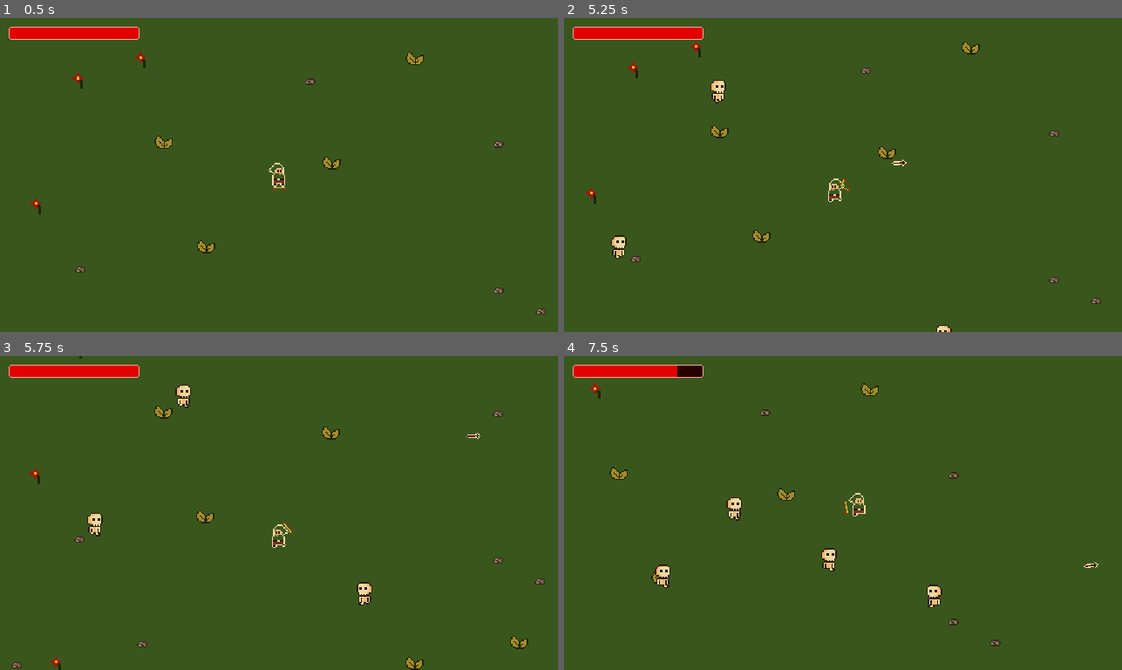
Above: before the commit, frames 1-4 (two rows, left to right).
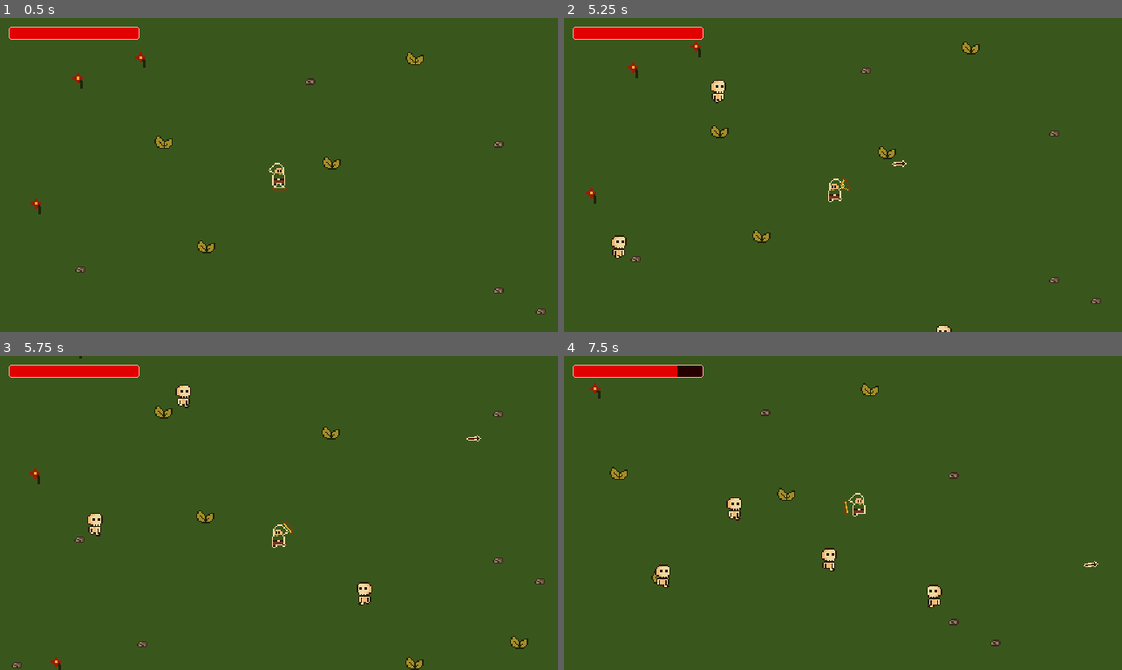
Above: after the commit, the same moments.

Repository: danilomacb/RAMter
Game: Godot game, scene res://Scenes/Game.tscn
Two runs of this game, one before a commit and one after it. Both use one fixed random seed, a clock stepped at 60 frames per second and the inputs below.
Inputs (mouse positions are in pixels of both pictures, inside the frame that each line leads up to):
- Up to frame 1 (0.5 s): no input
- Up to frame 2 (5.25 s): tap Enter at 0.5 s; move the mouse to (965, 159) at 0.52 s; press the mouse at (965, 159) at 0.53 s; hold Right (MoveRight) 0.53-1.28 s; move the mouse to (731, 190) at 1.27 s; release the mouse at (731, 190) at 1.28 s; hold Down (MoveDown) 1.28-2.03 s; click (731, 190) at 1.35 s; move the mouse to (898, 105) at 2.02 s; press the mouse at (898, 105) at 2.03 s; hold Right (MoveRight) 2.03-2.78 s; move the mouse to (815, 237) at 2.77 s; release the mouse at (815, 237) at 2.78 s; hold Up (MoveUp) 2.78-3.53 s; click (815, 237) at 2.85 s; move the mouse to (1010, 222) at 3.52 s; press the mouse at (1010, 222) at 3.53 s; hold Left (MoveLeft) 3.53-5.03 s; move the mouse to (675, 127) at 4.27 s; release the mouse at (675, 127) at 4.28 s; click (675, 127) at 4.35 s; move the mouse to (870, 175) at 5.02 s; press the mouse at (870, 175) at 5.03 s; hold Down (MoveDown) from 5.03 s (still down)
- Up to frame 3 (5.75 s): keep holding Down (MoveDown)
- Up to frame 4 (7.5 s): move the mouse to (759, 434) at 5.77 s; release Down (MoveDown) at 5.78 s; release the mouse at (759, 434) at 5.78 s; hold Right (MoveRight) 5.78-6.53 s; click (759, 434) at 5.85 s; move the mouse to (965, 497) at 6.52 s; press the mouse at (965, 497) at 6.53 s; hold Up (MoveUp) 6.53-7.28 s; move the mouse to (731, 528) at 7.27 s; release the mouse at (731, 528) at 7.28 s; hold Right (MoveRight) from 7.28 s (still down); click (731, 528) at 7.35 s

Frame 1 is identical in both runs. In frame 2, less than 0.1% of the frame differs, in the area x 58-62%, y 45-48%; in frame 3, less than 0.1%, in the area x 83-87%, y 24-28%; in frame 4, less than 0.1%.

Commit message:
using player position as reference to direction and rotato of player arrow, and spawning on bow position

Diff:
--- a/Scripts/PlayerController.gd
+++ b/Scripts/PlayerController.gd
@@ -37,7 +37,7 @@
 		canShoot = false
 		timer.start()
 
-		upgrades.InstantiateArrows(bow.global_position, get_node("/root/Game"), get_global_mouse_position())
+		upgrades.InstantiateArrows(global_position, bow.global_position, get_node("/root/Game"), get_global_mouse_position())
 		bow.play("Shoot")
 
 func _on_timer_timeout():
--- a/Scripts/Upgrades.gd
+++ b/Scripts/Upgrades.gd
@@ -6,12 +6,12 @@
 
 var radius := 10.0
 
-func InstantiateArrows(bowPos, game, mousePos):
+func InstantiateArrows(playerPos, bowPos, game, mousePos):
 	var instantiatedArrow = playerArrow.instantiate()
 
-	radius = bowPos.distance_to(mousePos)
+	radius = playerPos.distance_to(mousePos)
 
-	var angle = atan2(mousePos.y - bowPos.y, mousePos.x - bowPos.x)
+	var angle = atan2(mousePos.y - playerPos.y, mousePos.x - playerPos.x)
 	instantiatedArrow.direction = Vector2(cos(angle), sin(angle))
 	instantiatedArrow.rotation = angle
 	instantiatedArrow.global_position = bowPos
